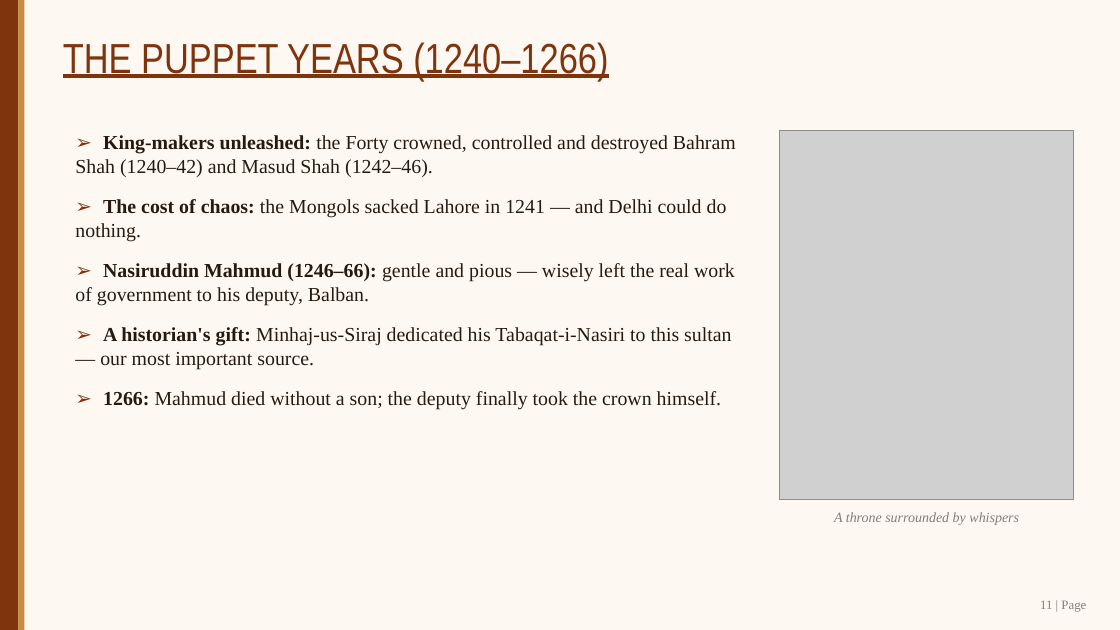
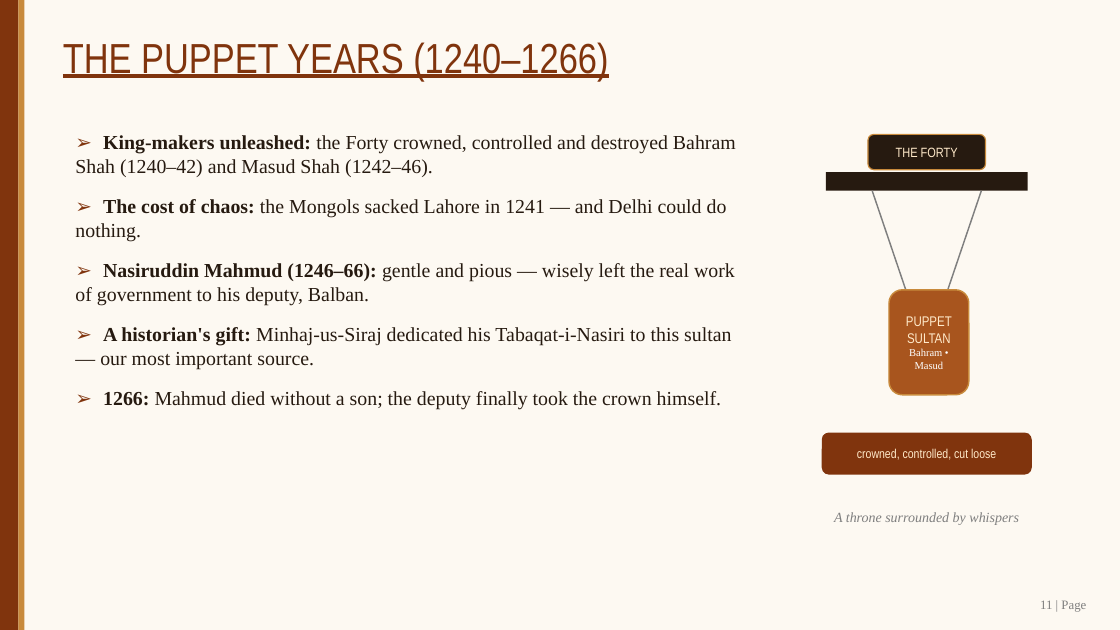
Before and after one commit to SangamSitapuri07/SIH, a slide deck: slide 11 of assignment/Slave_Dynasty_Mamluk_Presentation.pptx. Drawn at 1120x630 pixels with LibreOffice and Linux fonts; fonts in the diff are those of the drawing; grey boxes stand for pictures. Boxes give left, top, right and bottom in pixels: in the first picture for what was removed or moved away, otherwise in the second. Text is boxed around its words. In the diff, an @@ line names an element or a change of style, - is before the commit and + after.

```diff
--- a/assignment/Slave_Dynasty_Mamluk_Presentation.pptx
+++ b/assignment/Slave_Dynasty_Mamluk_Presentation.pptx
@@ picture removed at [780, 130, 1074, 500] @@
@@ rounded rectangle added at [868, 134, 986, 170], fill #261A10, outline #C88A3C 1 pt, 11.5 pt, text #FFE9C9 @@
+THE FORTY
@@ rectangle added at [826, 172, 1028, 191], fill #261A10 @@
@@ line added from (872, 191) to (906, 290), #7F7F7F 1.25 pt @@
@@ line added from (981, 191) to (948, 290), #7F7F7F 1.25 pt @@
@@ rounded rectangle added at [889, 290, 969, 395], fill #A8551E, outline #C88A3C 1.25 pt, 12 pt, text #FFE9C9 @@
+PUPPET
+SULTAN
+Bahram • Masud
@@ rounded rectangle added at [822, 433, 1032, 475], fill #80340D, 11 pt, text #FFE9C9 @@
+crowned, controlled, cut loose
```
Also in this commit, not shown: 13 other slides changed, 2 other files.
